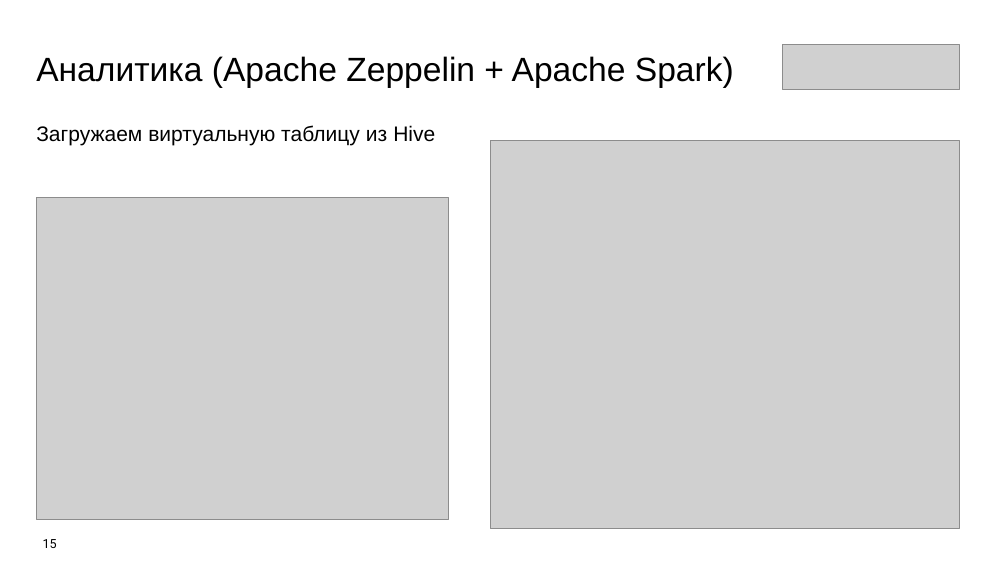
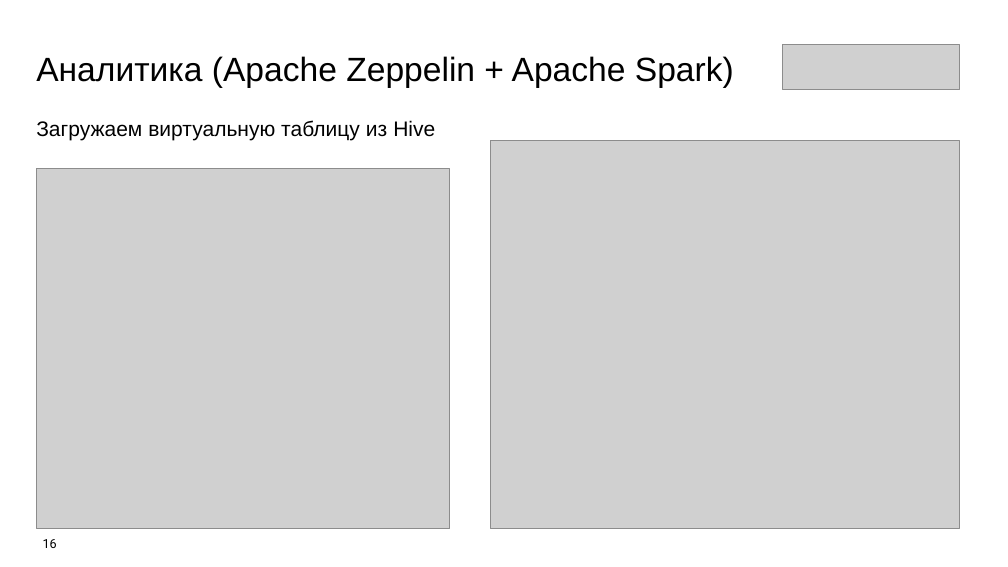
Before and after one commit to Olmeor/Data-engineer_Rostelecom_programming_school, a slide deck: slide 16 of Сertification/presentation.pptx (slide 15 before the commit). Drawn at 1008x567 pixels with LibreOffice and Linux fonts; fonts in the diff are those of the drawing; grey boxes stand for pictures. Boxes give left, top, right and bottom in pixels: in the first picture for what was removed or moved away, otherwise in the second. Text is boxed around its words. In the diff, an @@ line names an element or a change of style, - is before the commit and + after.

```diff
--- a/Сertification/presentation.pptx
+++ b/Сertification/presentation.pptx
@@ text "Загружаем виртуальную таблицу из Hive": place and size @@
-text "Загружаем виртуальную таблицу из Hive" at (36, 125, 435, 145)
+text "Загружаем виртуальную таблицу из Hive" at (36, 120, 435, 140)
@@ picture: place and size @@
-picture at (36, 197, 448, 520)
+picture at (36, 169, 450, 529)
@@ page number at (43, 539, 57, 548): text changed @@
-15
+16
```
Also in this commit, not shown: 3 other slides changed, 2 slides added, 1 slide removed, 5 other files.
